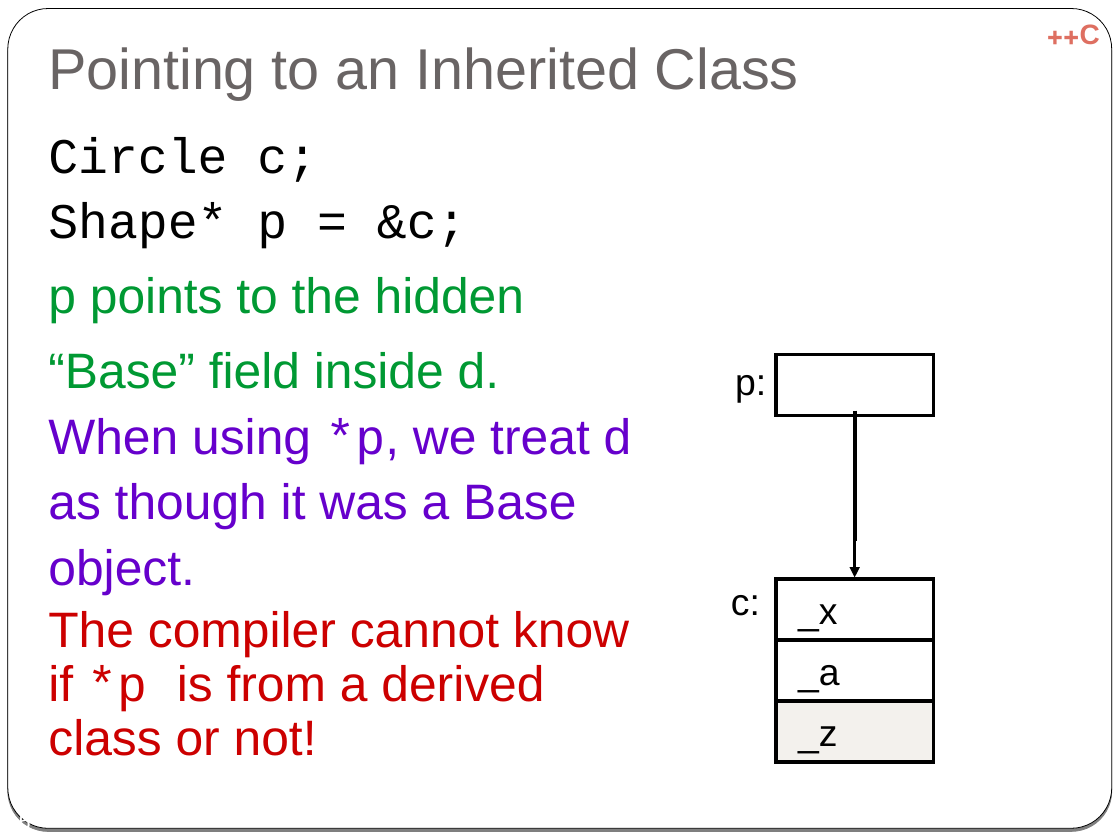
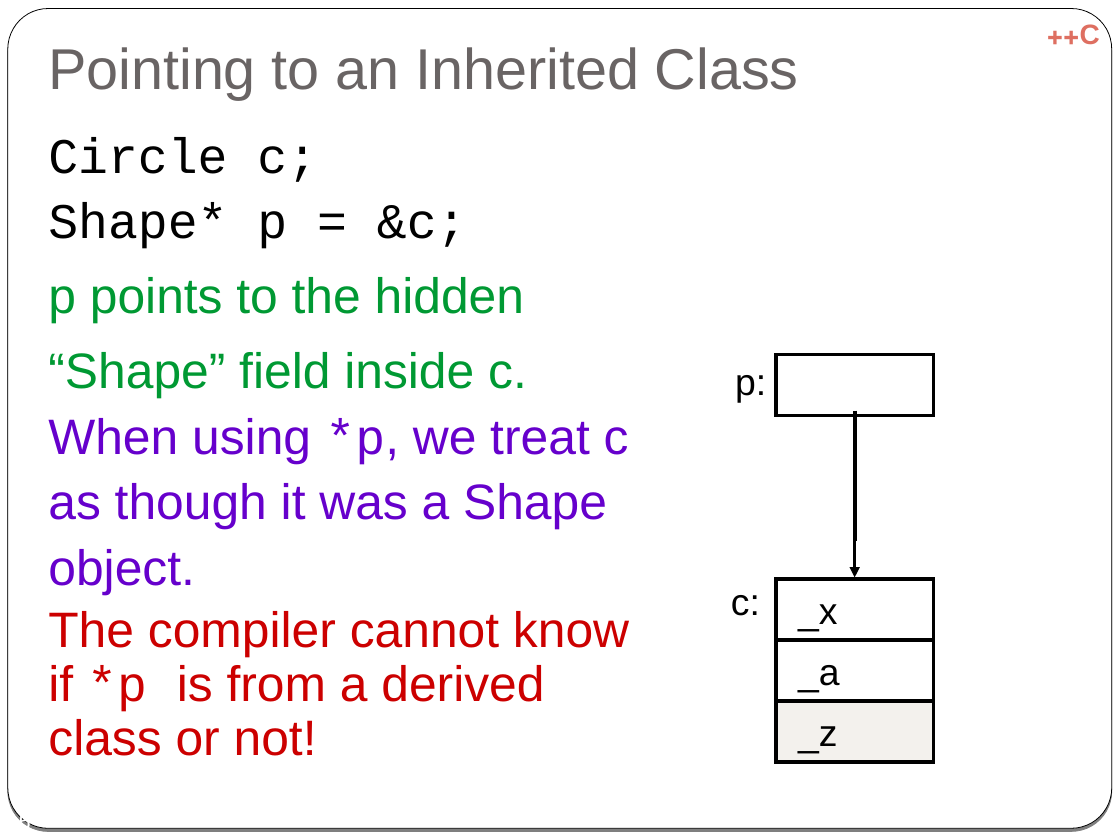
Before and after one commit to cpp-at-ariel/cpp-5779, a slide deck: slide 15 of 06-inheritance/slides-virtual.odp. Drawn at 1120x840 pixels with LibreOffice and Linux fonts; fonts in the diff are those of the drawing. Boxes give left, top, right and bottom in pixels: in the first picture for what was removed or moved away, otherwise in the second. Text is boxed around its words. In the diff, an @@ line names an element or a change of style, - is before the commit and + after.

```diff
--- a/06-inheritance/slides-virtual.odp
+++ b/06-inheritance/slides-virtual.odp
@@ text at (48,352,629,595): text changed @@
-“Base” field inside d.
-When using *p, we treat d as though it was a Base object.
+“Shape” field inside c.
+When using *p, we treat c as though it was a Shape object.
```
Also in this commit, not shown: 2 other slides changed, 6 other files.
